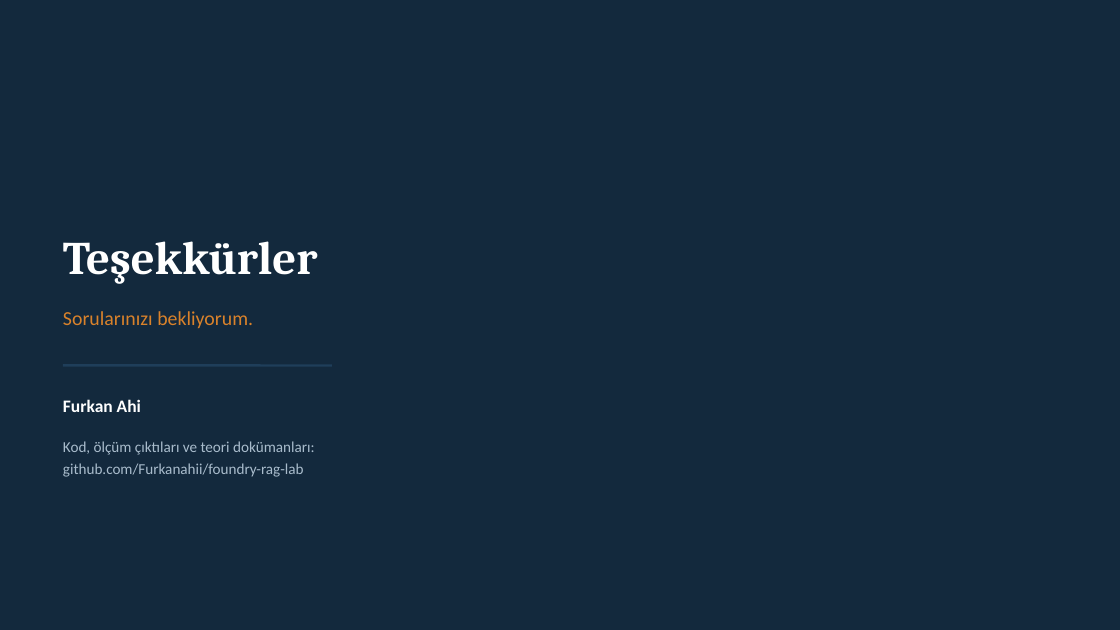
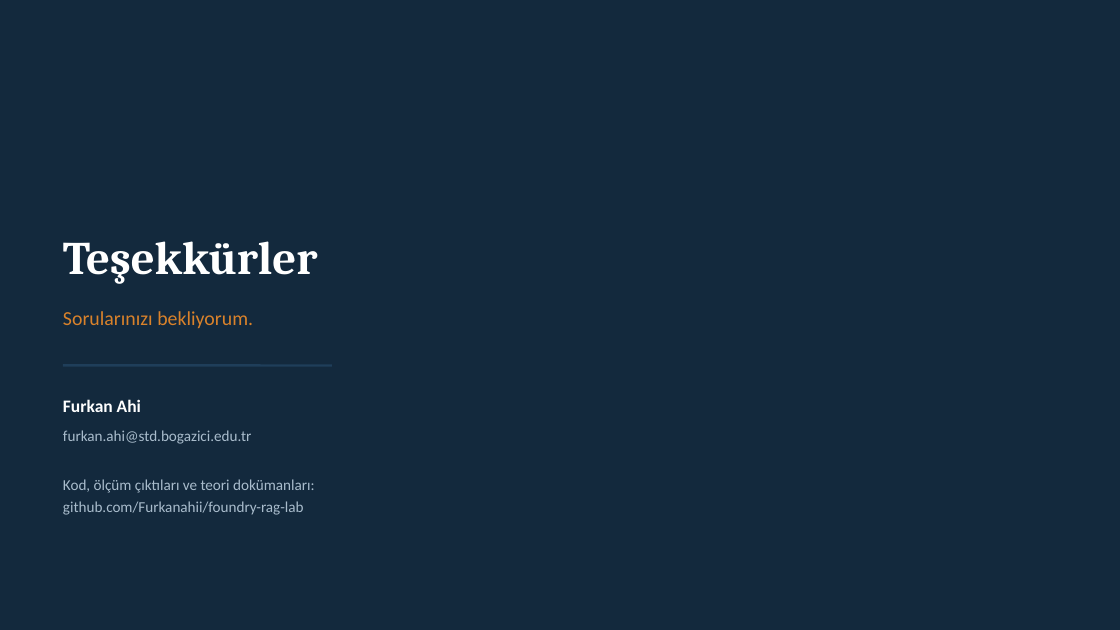
Before and after one commit to Furkanahii/foundry-rag-lab, a slide deck: slide 20 of Foundry-RAG-Lab-Sunum.pptx. Drawn at 1120x630 pixels with LibreOffice and Linux fonts; fonts in the diff are those of the drawing. Boxes give left, top, right and bottom in pixels: in the first picture for what was removed or moved away, otherwise in the second. Text is boxed around its words. In the diff, an @@ line names an element or a change of style, - is before the commit and + after.

Commit message:
fix: sunum öncesi doğrulamada çıkan üç hata
1) IDF iddiası yanlıştı. README ve dokümanlar "MADDE 9 dokümanın hepsinde,
   IDF = log(N/df) = 0" diyordu. İki kusur vardı: MADDE dokuz belgenin
   sekizinde geçiyor (dokuzuncusu İngilizce), ve daha önemlisi BM25 indeksi
   belgeler değil chunk'lar üzerinde kurulu. IDF'in N'i 9 değil 347.
   Doğru ölçüm: IDF sıfıra düşmüyor ama kalıp sözcükler konu sözcüklerinin
   dörtte biri kadar ağırlık taşıyor (öğrenci 0.348, burs 2.671 — 7,7 kat).
   Bu, hibrit mimari gerekçesini zayıflatmıyor, sadece doğru ifade ediyor.
   scripts/corpus_stats.py ile tekrarlanabilir hale getirildi.

2) Korpus 214.982 değil 214.961 karakter.

3) "Korpus tek dil" yanlıştı: dokuz belgeden biri (pedagojik formasyon)
   İngilizce. Dil algılama bunu doğru tespit ediyor. İngilizce bir
   değerlendirme seti olmadığı için dil karşılaştırması hâlâ yapılamıyor,
   sınır böyle ifade edildi.

Ayrıca smoke_test.py argparse kazandı — README'nin ilk komutu olmasına rağmen
--help yazan birine yardım yerine gigabaytlarca model indiriyordu.

Sunum: e-posta eklendi, üç düzeltme işlendi, 20 slayt.

```diff
--- a/Foundry-RAG-Lab-Sunum.pptx
+++ b/Foundry-RAG-Lab-Sunum.pptx
@@ text added at (63,430,251,444), 13 pt, text #A9BCCC @@
+furkan.ahi@std.bogazici.edu.tr
@@ text "Kod, ölçüm çıktıları ve teori ...": place and size @@
-text "Kod, ölçüm çıktıları ve teori ..." at (63,441,315,477)
+text "Kod, ölçüm çıktıları ve teori ..." at (63,479,315,515)
```
Also in this commit, not shown: 4 other slides changed, 6 other files.
